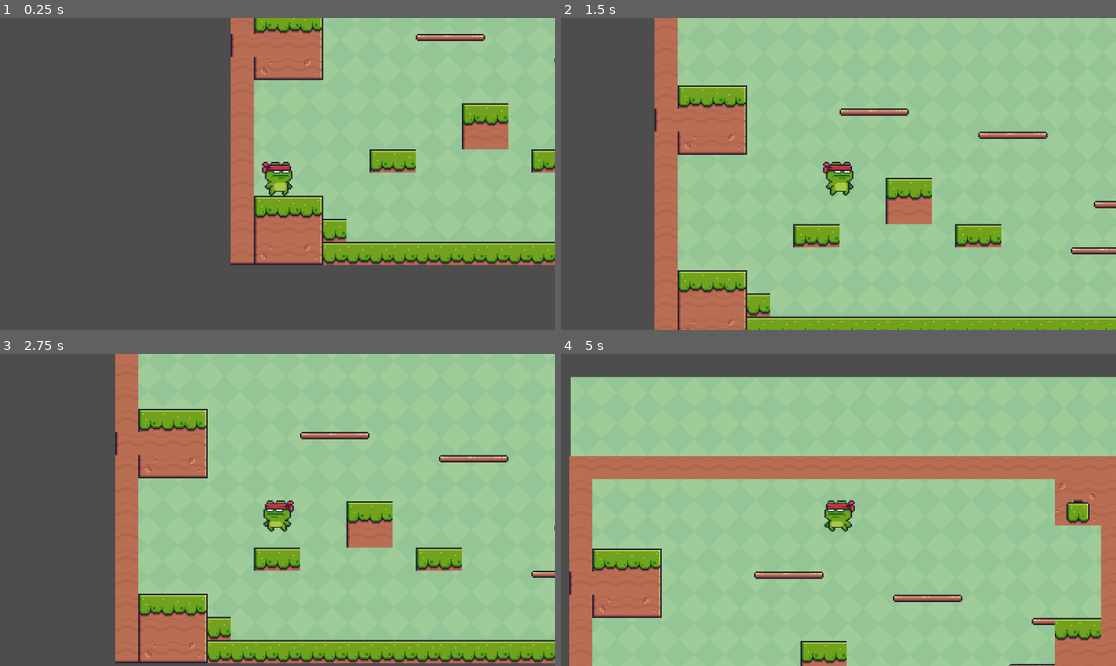
Above: before the commit, frames 1-4 (two rows, left to right).
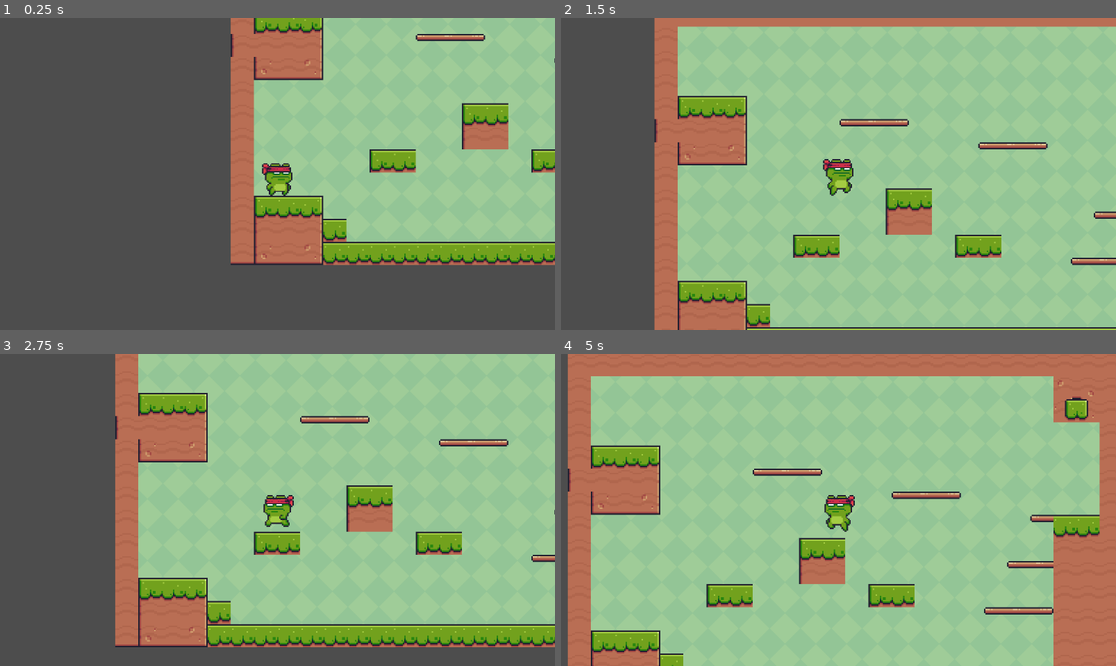
Above: after the commit, the same moments.

Repository: Dark-sudarh/Stop-Bullying
Game: Godot game, scene res://main.tscn
Same seed, same stepped clock (60 frames per second), same inputs: the game is played once before the commit and once after it.
Inputs:
- Up to frame 1 (0.25 s): no input
- Up to frame 2 (1.5 s): tap Enter (ui_accept) at 0.5, 0.6 s; hold Right (ui_right) from 0.53 s (still down); tap Space (jump, bound only after the commit) at 0.77, 0.8, 1.07, 1.35 s
- Up to frame 3 (2.75 s): tap Space (jump, bound only after the commit) at 1.52, 1.82, 2.3 s; tap Enter (ui_accept) at 1.55, 2.1 s; release Right (ui_right) at 2.03 s; hold Left (ui_left) from 2.03 s (still down)
- Up to frame 4 (5 s): release Left (ui_left) at 2.78 s; hold Right (ui_right) 2.78-4.28 s; tap Enter (ui_accept) at 2.85, 4.35 s; tap Space (jump, bound only after the commit) at 3.02, 3.32, 3.6, 3.77, 4.07, 4.52, 4.82 s; hold Left (ui_left) from 4.28 s (still down)

The runs differ from the first frame. In frame 1, 0.3% of the frame differs, in the area x 47-53%, y 46-56%; in frame 2, 13%; in frame 3, 18%; in frame 4, 33%, in the area x 1-100%, y 0-100%.

Commit message:
version 1.0.3

Diff:
--- a/version-1/main.charavter.gd
+++ b/version-1/main.charavter.gd
@@ -2,27 +2,34 @@
 
 
 const SPEED = 300.0
-const JUMP_VELOCITY = -500.0
+const JUMP_VELOCITY = -750.0
 @onready var sprite_2d: AnimatedSprite2D = $Sprite2D
 
 func _physics_process(delta: float) -> void:
+	# Animations
+	if (velocity.x > 1 || velocity.x < -1):
+		sprite_2d.animation = "running"
+	else:
+		sprite_2d.animation = "default"
+
 	# Add the gravity.
 	if not is_on_floor():
 		velocity += get_gravity() * delta
+		sprite_2d.animation = "jumping"
 
 	# Handle jump.
-	if Input.is_action_just_pressed("ui_accept") and is_on_floor():
+	if Input.is_action_just_pressed("jump") and is_on_floor():
 		velocity.y = JUMP_VELOCITY
 
 	# Get the input direction and handle the movement/deceleration.
 	# As good practice, you should replace UI actions with custom gameplay actions.
-	var direction := Input.get_axis("ui_left", "ui_right")
+	var direction := Input.get_axis("left", "right")
 	if direction:
 		velocity.x = direction * SPEED
 	else:
-		velocity.x = move_toward(velocity.x, 0, SPEED)
+		velocity.x = move_toward(velocity.x, 0, 14)
 
 	move_and_slide()
 
 	var isLeft = velocity.x < 0
-	sprite_2d.flip_h = isLeft
+	sprite_2d.flip_h =isLeft
--- a/version-1/main.charavter.tscn
+++ b/version-1/main.charavter.tscn
@@ -143,7 +143,7 @@
 "texture": SubResource("AtlasTexture_yovcc")
 }],
 "loop": true,
-"name": &"idle",
+"name": &"default",
 "speed": 20.0
 }, {
 "frames": [{
@@ -210,9 +210,7 @@
 position = Vector2(1, 2)
 scale = Vector2(2.71875, 2.71875)
 sprite_frames = SubResource("SpriteFrames_io4kw")
-animation = &"idle"
-autoplay = "idle"
-frame_progress = 0.913607
+autoplay = "default"
 
 [node name="CollisionShape2D" type="CollisionShape2D" parent="."]
 position = Vector2(0, 9)
--- /dev/null
+++ b/version-1/meuneo.tscn
@@ -0,0 +1,33 @@
+[gd_scene load_steps=2 format=3 uid="uid://crovtohl1556y"]
+
+[sub_resource type="StyleBoxFlat" id="StyleBoxFlat_jfxks"]
+bg_color = Color(0.00820202, 0.00820203, 0.00820202, 1)
+corner_radius_top_left = 21
+corner_radius_top_right = 21
+corner_radius_bottom_right = 21
+corner_radius_bottom_left = 21
+
+[node name="Meuneo" type="Control"]
+layout_mode = 3
+anchors_preset = 15
+anchor_right = 1.0
+anchor_bottom = 1.0
+grow_horizontal = 2
+grow_vertical = 2
+
+[node name="Button" type="Button" parent="."]
+layout_mode = 1
+anchors_preset = 8
+anchor_left = 0.5
+anchor_top = 0.5
+anchor_right = 0.5
+anchor_bottom = 0.5
+offset_left = -160.0
+offset_top = -49.5
+offset_right = 160.0
+offset_bottom = 49.5
+grow_horizontal = 2
+grow_vertical = 2
+theme_override_font_sizes/font_size = 32
+theme_override_styles/normal = SubResource("StyleBoxFlat_jfxks")
+text = "Start game "
--- a/version-1/project.godot
+++ b/version-1/project.godot
@@ -15,6 +15,28 @@
 config/features=PackedStringArray("4.4", "GL Compatibility")
 config/icon="res://icon.svg"
 
+[input]
+
+left={
+"deadzone": 0.5,
+"events": [null, null, null, Object(InputEventKey,"resource_local_to_scene":false,"resource_name":"","device":-1,"window_id":0,"alt_pressed":false,"shift_pressed":false,"ctrl_pressed":false,"meta_pressed":false,"pressed":false,"keycode":0,"physical_keycode":4194319,"key_label":0,"unicode":0,"location":0,"echo":false,"script":null)
+]
+}
+right={
+"deadzone": 0.5,
+"events": [Object(InputEventKey,"resource_local_to_scene":false,"resource_name":"","device":-1,"window_id":0,"alt_pressed":false,"shift_pressed":false,"ctrl_pressed":false,"meta_pressed":false,"pressed":false,"keycode":0,"physical_keycode":4194321,"key_label":0,"unicode":0,"location":0,"echo":false,"script":null)
+]
+}
+jump={
+"deadzone": 0.5,
+"events": [Object(InputEventKey,"resource_local_to_scene":false,"resource_name":"","device":-1,"window_id":0,"alt_pressed":false,"shift_pressed":false,"ctrl_pressed":false,"meta_pressed":false,"pressed":false,"keycode":0,"physical_keycode":32,"key_label":0,"unicode":32,"location":0,"echo":false,"script":null)
+]
+}
+
+[physics]
+
+2d/default_gravity=2500.0
+
 [rendering]
 
 renderer/rendering_method="gl_compatibility"
